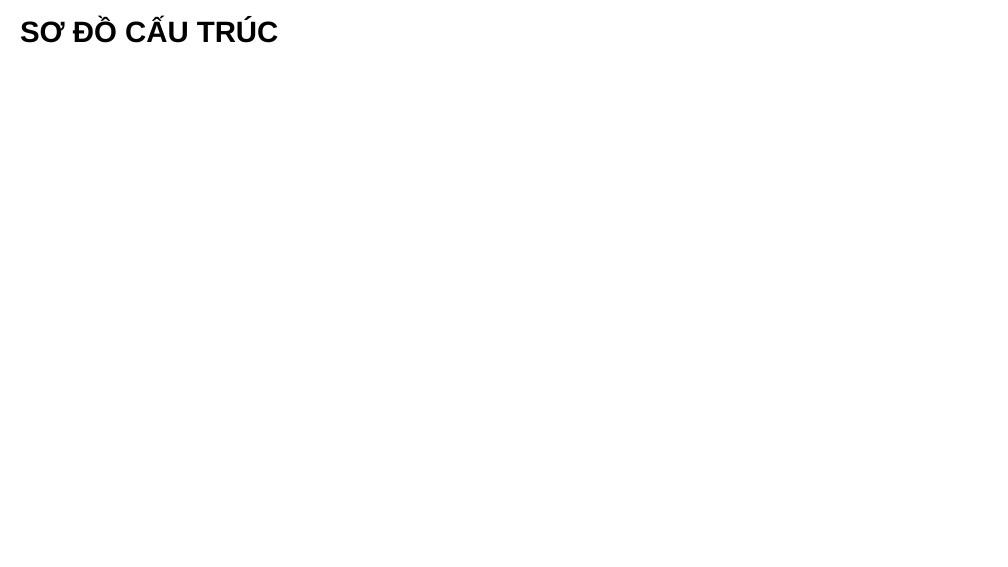
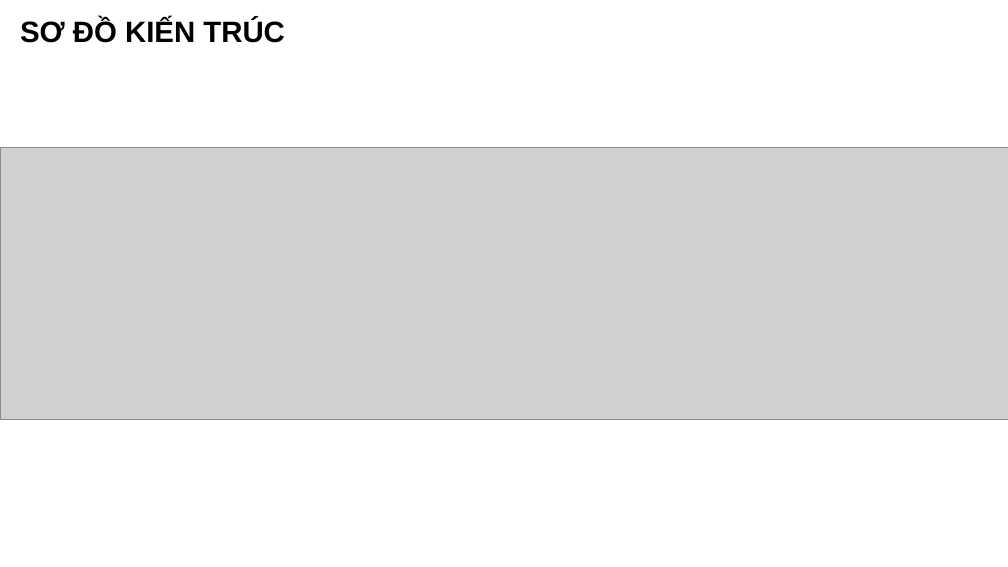
Before and after one commit to KyAnhNguyen/2022_T4_Nhom13, a slide deck: slide 4 of datawarehouse.pptx. Drawn at 1008x567 pixels with LibreOffice and Linux fonts; fonts in the diff are those of the drawing; grey boxes stand for pictures. Boxes give left, top, right and bottom in pixels: in the first picture for what was removed or moved away, otherwise in the second. Text is boxed around its words. In the diff, an @@ line names an element or a change of style, - is before the commit and + after.

```diff
--- a/datawarehouse.pptx
+++ b/datawarehouse.pptx
@@ text at (20, 19, 285, 43): text changed @@
-SƠ ĐỒ CẤU TRÚC
+SƠ ĐỒ KIẾN TRÚC
@@ picture added at (0, 148, 1008, 420) @@
```
Also in this commit, not shown: 3 other slides changed, 2 slides added, 1 other file.
